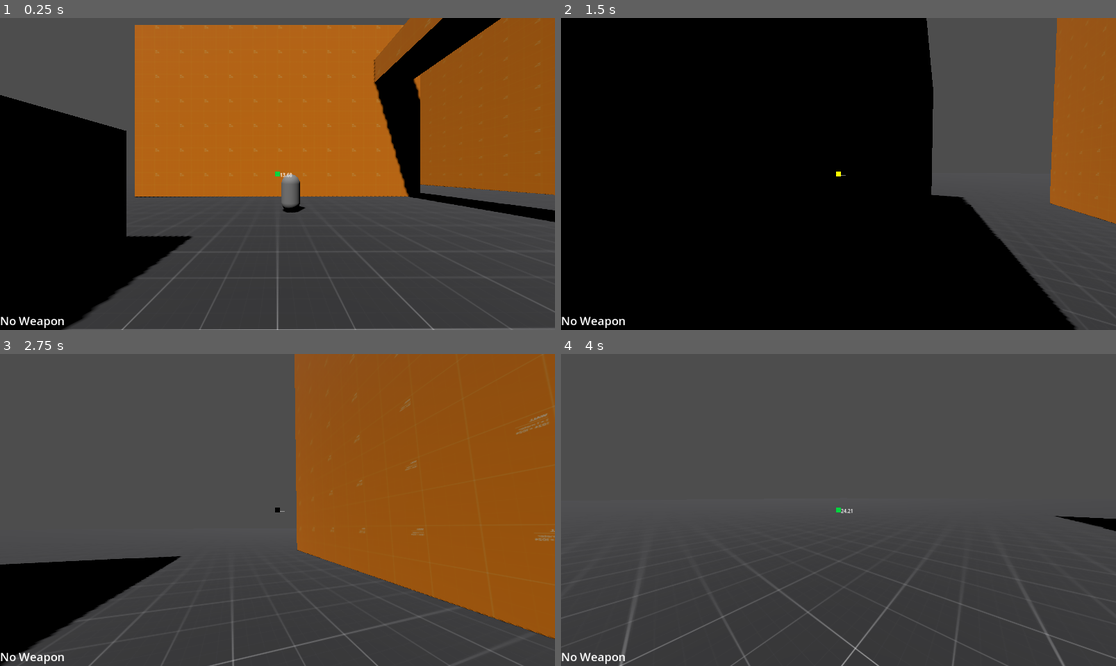
Above: before the commit, frames 1-4 (two rows, left to right).
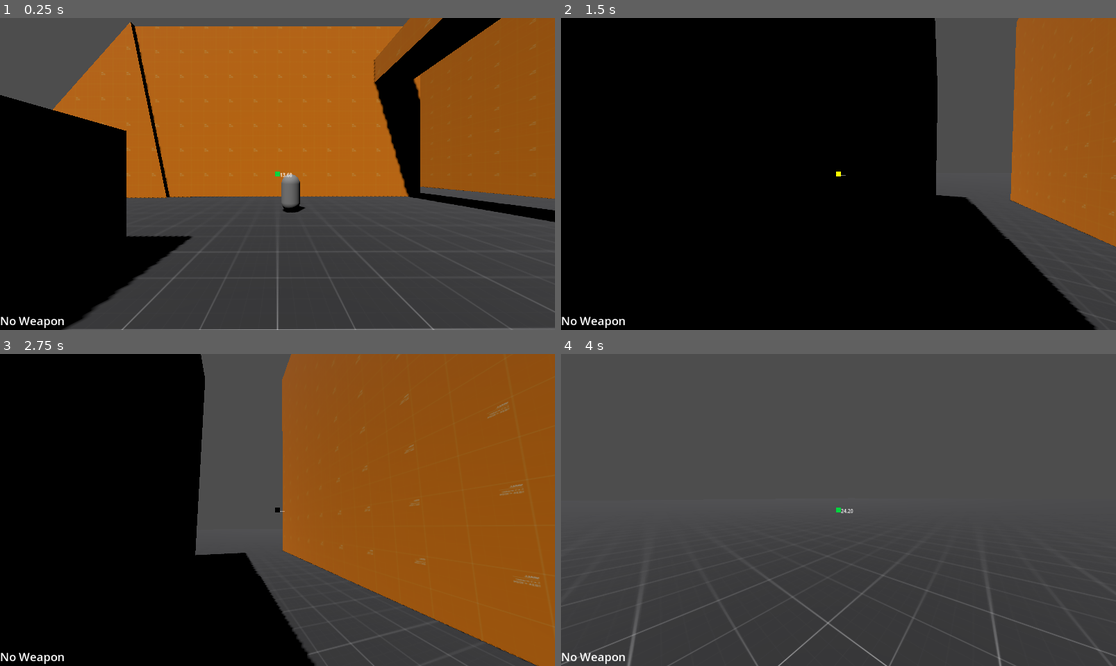
Above: after the commit, the same moments.

Repository: EdmundWohlmuth/Sch-Movement---GODOT
Game: Godot game, scene res://Scenes/Levels/test_level.tscn
Two runs of this game, one before a commit and one after it. Both use one fixed random seed, a clock stepped at 60 frames per second and the inputs below.
Inputs (mouse positions are in pixels of both pictures, inside the frame that each line leads up to):
- Up to frame 1 (0.25 s): no input
- Up to frame 2 (1.5 s): tap Enter (ui_accept) at 0.5 s; move the mouse to (866, 174) at 0.52 s; hold Right mouse button (grapple) 0.53-1.28 s; hold W (move_forward) from 0.53 s (still down); tap Space (jump) at 0.77 s; tap Ctrl (slide) at 0.8, 1.35 s; move the mouse to (810, 174) at 1.27 s
- Up to frame 3 (2.75 s): keep holding W (move_forward); tap Space (jump) at 1.52 s; right-click (249, 510) at 1.55 s; move the mouse to (288, 503) at 2.02 s; hold Right mouse button (grapple) from 2.03 s (still down); tap Ctrl (slide) at 2.3 s
- Up to frame 4 (4 s): keep holding W (move_forward); move the mouse to (832, 516) at 2.77 s; release Right mouse button (grapple) at 2.78 s; tap Ctrl (slide) at 2.85, 3.8 s; tap Space (jump) at 3.02, 3.77 s; right-click (832, 516) at 3.05 s; move the mouse to (877, 513) at 3.52 s; hold Shift (sprint) from 3.53 s (still down)

The runs differ from the first frame. In frame 1, 4.0% of the frame differs, in the area x 9-100%, y 0-58%; in frame 2, 6.6%; in frame 3, 41%, in the area x 0-100%, y 0-100%; in frame 4, 1.7%.

Commit message:
Re did some wall running stuff

Diff:
--- a/Scenes/Levels/test_level.tscn
+++ b/Scenes/Levels/test_level.tscn
@@ -1,10 +1,12 @@
-[gd_scene load_steps=6 format=3 uid="uid://dtb1e7t0ows0j"]
+[gd_scene load_steps=7 format=3 uid="uid://dtb1e7t0ows0j"]
 
 [ext_resource type="PackedScene" uid="uid://dchu2h8g3tulp" path="res://Scenes/UI/Gameplay UI.tscn" id="1_8sekd"]
 [ext_resource type="Material" uid="uid://cbkyu3m6ymch0" path="res://Mats/TestGray.tres" id="1_8yeky"]
 [ext_resource type="Material" uid="uid://btowfidmpjejc" path="res://Mats/TestOrange.tres" id="2_dksy8"]
 [ext_resource type="PackedScene" uid="uid://d12tyfkvb4luu" path="res://Scenes/Player/player_char.tscn" id="3_tr2c4"]
 [ext_resource type="PackedScene" uid="uid://cdg7loubbna3d" path="res://Scenes/Enemies/enemy.tscn" id="4_npfmg"]
+
+[sub_resource type="PrismMesh" id="PrismMesh_npfmg"]
 
 [node name="TestLevel" type="Node3D"]
 
@@ -33,13 +35,13 @@
 metadata/_edit_lock_ = true
 
 [node name="CSGBox1" type="CSGBox3D" parent="WORLD_MESH"]
-transform = Transform3D(1, 0, 0, 0, 1, 0, 0, 0, 1, 0, 7.55692, -26.141)
+transform = Transform3D(1, 0, 0, 0, 1, 0, 0, 0, 1, 0, 7.42389, -26.141)
 material_override = ExtResource("2_dksy8")
 use_collision = true
 size = Vector3(25, 15, 25)
 
 [node name="CSGBox2" type="CSGBox3D" parent="WORLD_MESH"]
-transform = Transform3D(1, 0, 0, 0, 1, 0, 0, 0, 1, 33, 12.5569, 1.85902)
+transform = Transform3D(1, 0, 0, 0, 1, 0, 0, 0, 1, 29, 12.5569, 1.85902)
 material_override = ExtResource("2_dksy8")
 use_collision = true
 size = Vector3(15, 25, 96)
@@ -93,3 +95,9 @@
 radius = 10.0
 height = 10.0
 sides = 64
+
+[node name="CSGMesh3D" type="CSGMesh3D" parent="WORLD_MESH"]
+transform = Transform3D(29.9437, 8.02339, 0, -8.02339, 29.9437, 0, 0, 0, 31, -16.509, 0, -28.7622)
+use_collision = true
+mesh = SubResource("PrismMesh_npfmg")
+material = ExtResource("2_dksy8")
--- a/Scenes/Player/player_char.tscn
+++ b/Scenes/Player/player_char.tscn
@@ -12,6 +12,7 @@
 [node name="PlayerCharacterBody" type="CharacterBody3D"]
 collision_layer = 4
 collision_mask = 3
+wall_min_slide_angle = 0.785398
 script = ExtResource("1_2bvri")
 
 [node name="PlayerHurtbox" type="CollisionShape3D" parent="."]
@@ -41,7 +42,7 @@
 shape = SubResource("CylinderShape3D_pfg0q")
 
 [node name="GroundingRayCast3D" type="RayCast3D" parent="."]
-transform = Transform3D(0.999848, -0.0174524, 7.62869e-10, 0, -4.37114e-08, -1, 0.0174524, 0.999848, -4.37047e-08, 0, -1, 0)
+transform = Transform3D(0.999848, -0.0174524, 7.62869e-10, 0, -4.37114e-08, -1, 0.0174524, 0.999848, -4.37047e-08, 0, -0.803858, 0)
 target_position = Vector3(0, 0, 0.5)
 debug_shape_custom_color = Color(1, 0, 1, 1)
 
--- a/Scripts/PlayerChar/player_char.gd
+++ b/Scripts/PlayerChar/player_char.gd
@@ -43,7 +43,7 @@
 var is_sliding:bool = false
 var is_on_wall:bool = false
 var is_grappling:bool = false
-var is_crouched:bool = false
+#var is_crouched:bool = false
 
 # === juice === #
 var wallrun_tilt_angle:float = 25
@@ -69,6 +69,7 @@
   Input.mouse_mode = Input.MOUSE_MODE_CAPTURED
   weapon_manager.is_player = true
   weapon_manager.node_owner = self
+  weapon_manager.is_player = true
   up_direction = Vector3.UP
 
 # Handles the mouse looking
@@ -90,7 +91,6 @@
 
     if !is_on_wall:
       crouch_slide(delta)
-      #slope_stick(delta) # messes with on floor detection
 
     handle_movement(delta)
   elif !is_on_floor() || !is_on_wall:
@@ -117,16 +117,6 @@
   if !is_on_floor() && !is_on_wall:
     if velocity.y < 0: velocity.y -= (fall_acceleration + gravity) * delta
     else: velocity.y -= gravity * delta
-
-# Allows players to slide down slodes
-func slope_stick(delta):
-  var _normal = grounding_ray.get_collision_normal()
-  if _normal.y == 1.0:
-    up_direction = Vector3.UP
-    return # don't need to stick if surface is flat
-  up_direction = _normal
-  self.velocity += _normal * 10 * delta
-  #var transform:Transform3D = global_transform
 
 # Handles jump input and physics
 func handle_jump():
@@ -160,18 +150,10 @@
 
 # Manage player input by checking the current input and setting the direction for later use
 func manage_input():
-  if is_on_wall: return ##
+  #if is_on_wall: return ##
   var input_dir = Input.get_vector("move_left", "move_right", "move_forward", "move_back")
-  if !is_on_wall:
-    direction = (head.transform.basis * Vector3(input_dir.x, 0, input_dir.y)).normalized()
-  elif is_on_wall:
-    var up_vector:Vector3 = Vector3.UP
-    var wall_forward:Vector3 = up_vector.cross(wall_normal)
-
-    if (head.transform.basis - wall_forward).magnitude > (head.transform.basis - -wall_forward).magnitude:
-      wall_forward = -wall_forward
-
-    direction = (head.transform.basis * wall_forward).normalized()
+  direction = (head.transform.basis * Vector3(input_dir.x, 0, input_dir.y)).normalized()
+
 
 # This adds mommentmum to the character gradually to keep true to the original build that uses a Rigidbody
 func handle_movement(delta):
@@ -196,10 +178,10 @@
 
 # keeps the player moving toward the wall to allow wallrunning
 func press_to_wall(delta):
-  self.velocity += wall_normal * 8 * delta
+  self.velocity -= wall_normal * max_wall_speed * delta
 
 # reduces the size of the player and grants a small speed boost with high friction
-func crouch_slide(delta):
+func crouch_slide(_delta):
   if Input.is_action_just_pressed("slide") && !is_sliding:
     is_sliding = true
     crouch_char()
@@ -221,8 +203,6 @@
 func set_grapple():
   if grapple_cast.is_colliding():
     grapple_point = grapple_cast.get_collision_point()
-    var grapple_dir = (grapple_point - self.position).normalized()
-    var grapple_target_speed = grapple_dir * grapple_speed
 
     is_grappling = true
 
@@ -270,8 +250,8 @@
   if is_on_wall: camera.rotation += Vector3((wallrun_tilt_angle * -wall_normal.x), 0, (wallrun_tilt_angle * -wall_normal.z))
   else: camera.rotation = Vector3.ZERO
 
-func crouch_char(is_crouched:bool = true):
-  if is_crouched: scale.y = 0.5
+func crouch_char(_is_crouched:bool = true):
+  if _is_crouched: scale.y = 0.5
   else: scale.y = 1
 
 # === timers === #
